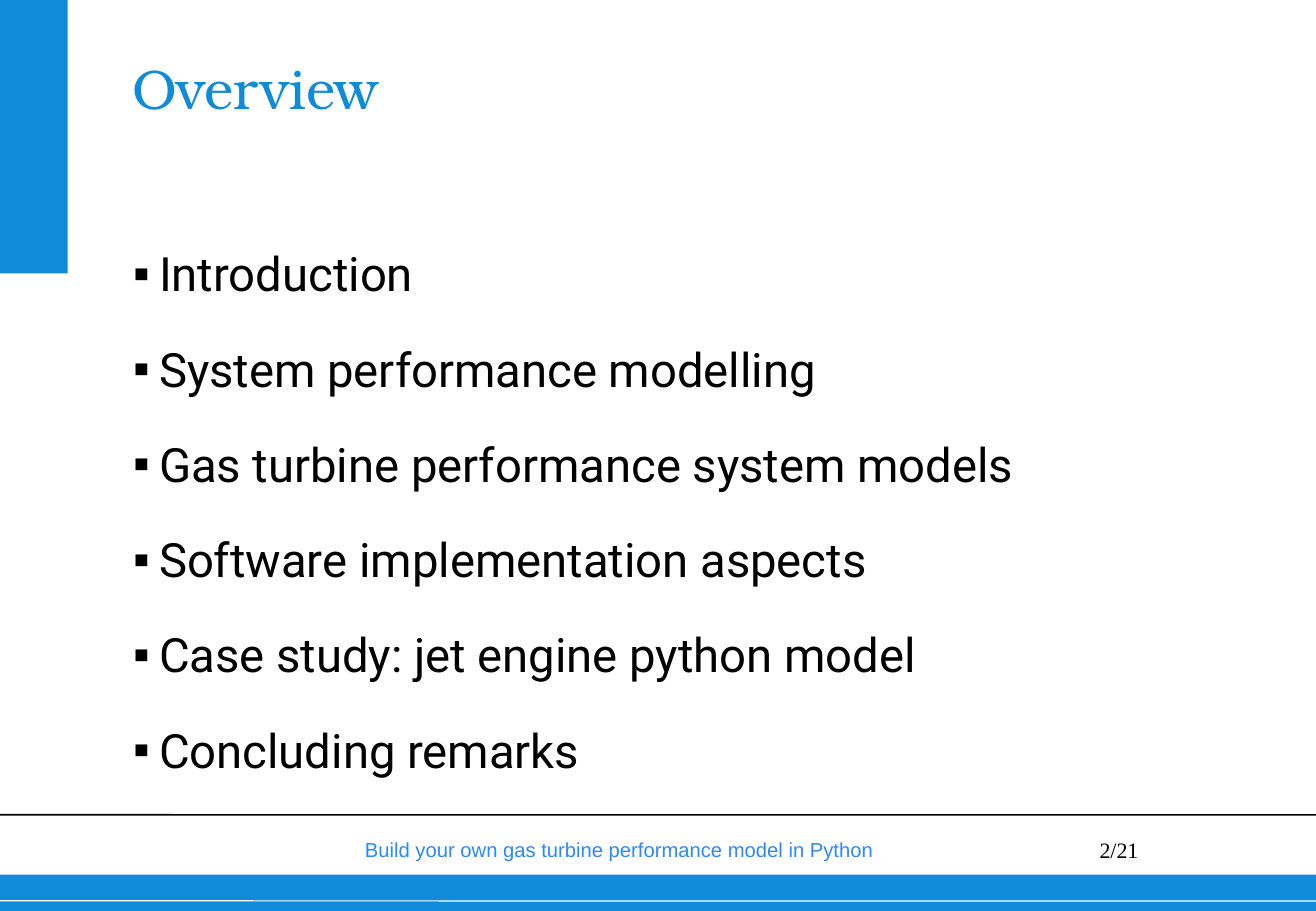
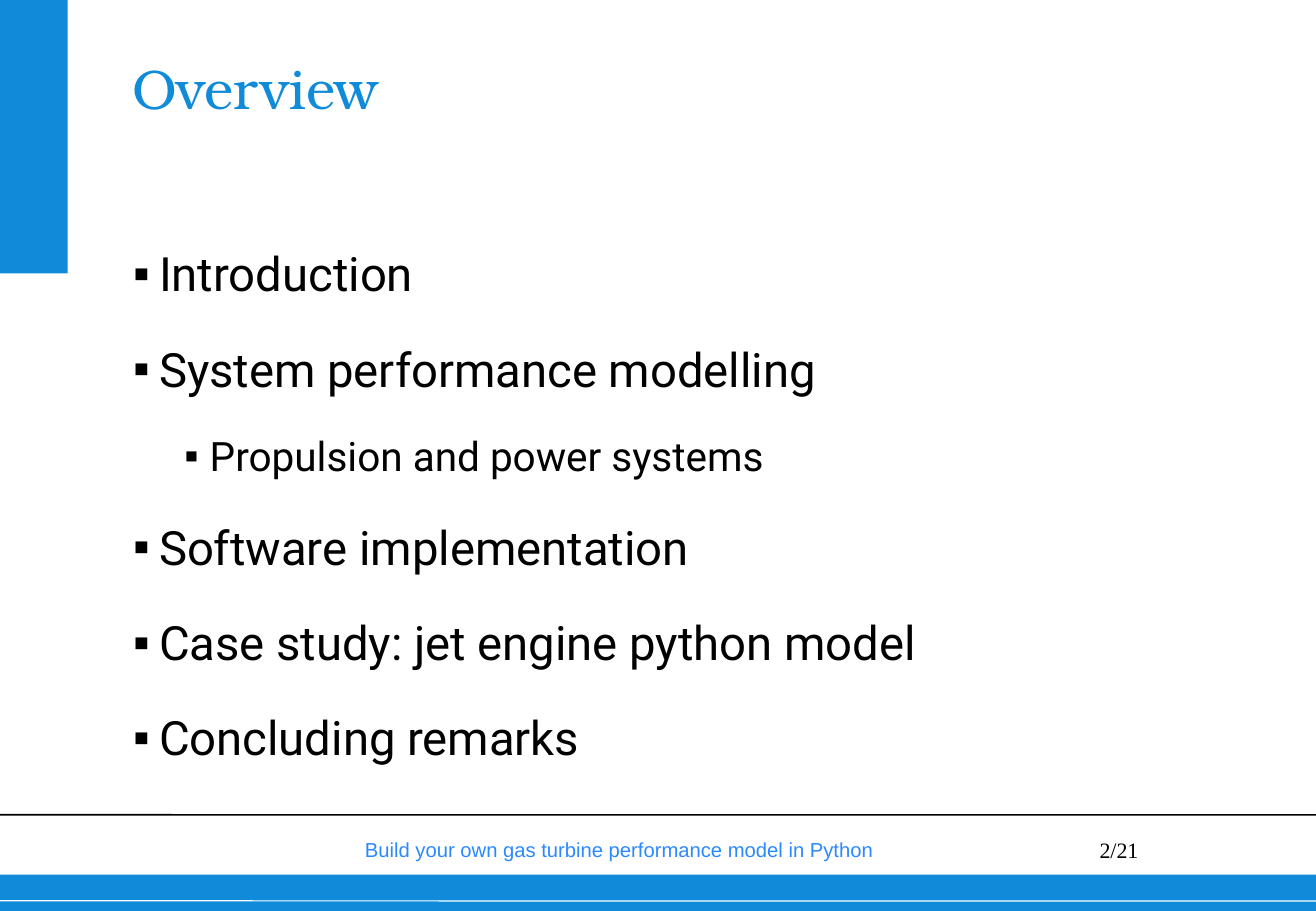
Before and after one commit to wvisser1958/GSPy, a slide deck: slide 2 of doc/Build your own gas turbine performance model from scratch.pptx. Drawn at 1316x911 pixels with LibreOffice and Linux fonts; fonts in the diff are those of the drawing; background and template pictures are left out. Boxes give left, top, right and bottom in pixels: in the first picture for what was removed or moved away, otherwise in the second. Text is boxed around its words. In the diff, an @@ line names an element or a change of style, - is before the commit and + after.

```diff
--- a/doc/Build your own gas turbine performance model from scratch.pptx
+++ b/doc/Build your own gas turbine performance model from scratch.pptx
@@ text at (159,440,763,575): text changed; size 28 to 24 pt @@
-▪ Gas turbine performance system models
-▪ Software implementation aspects
+  ▪ Propulsion and power systems
+▪ Software implementation
```
Also in this commit, not shown: 5 other slides changed, 4 slides added.
